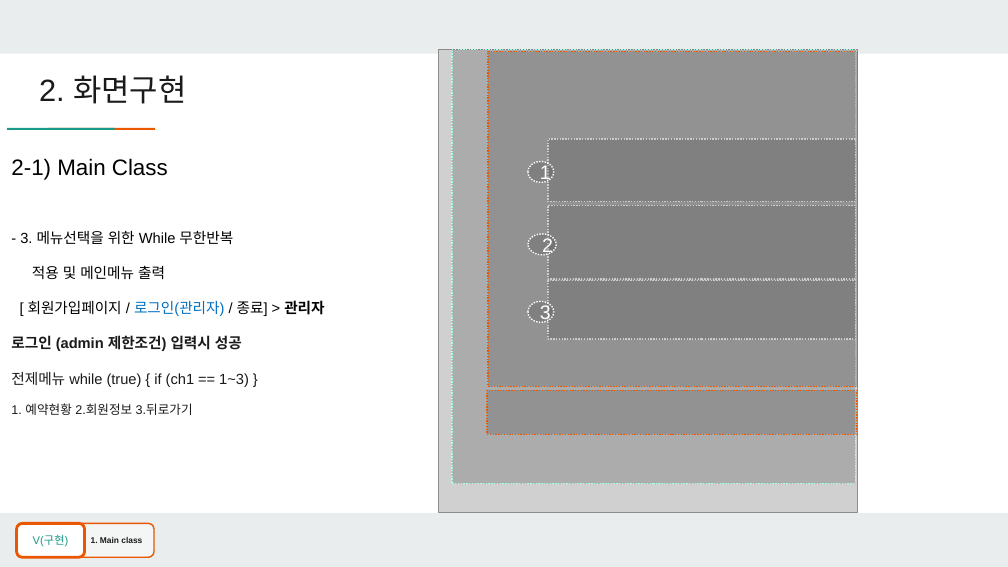
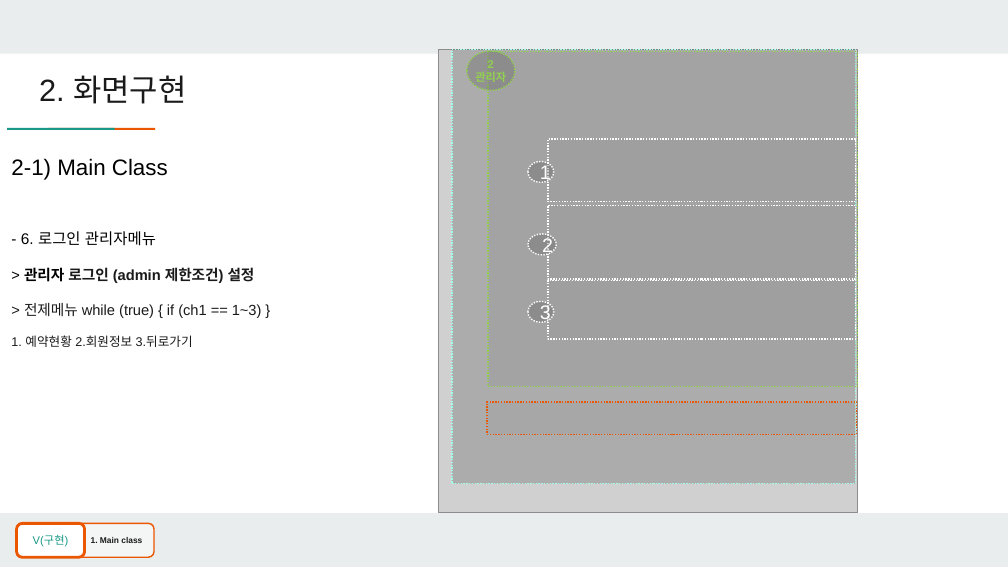
Before and after one commit to yongbeomj/Java-Console-Project, a slide deck: slide 7 of TeamProject/src/ppt/3조_호텔예약프로그램장용범,_김태호,_신우현.pptx. Drawn at 1008x567 pixels with LibreOffice and Linux fonts; fonts in the diff are those of the drawing; grey boxes stand for pictures; background and template pictures are left out. Boxes give left, top, right and bottom in pixels: in the first picture for what was removed or moved away, otherwise in the second. Text is boxed around its words. In the diff, an @@ line names an element or a change of style, - is before the commit and + after.

```diff
--- a/TeamProject/src/ppt/3조_호텔예약프로그램장용범,_김태호,_신우현.pptx
+++ b/TeamProject/src/ppt/3조_호텔예약프로그램장용범,_김태호,_신우현.pptx
@@ ellipse added at box(467, 51, 515, 91), fill #595959 at 30% opacity, outline #92D050 1 pt dashed, 8 pt, text #92D050, bold @@
+2
+관리자
@@ rectangle at box(488, 51, 858, 386): fill #595959 at 30% opacity to #595959 at 10% opacity; outline #EB5600 1 pt dashed to #92D050 1 pt dashed @@
@@ text at box(21, 231, 262, 318): text changed @@
-- 3. 메뉴선택을 위한 While 무한반복
-적용 및 메인메뉴 출력
-[ 회원가입페이지 / 로그인(관리자) / 종료] > 관리자 로그인 (admin 제한조건) 입력시 성공
-전제메뉴 while (true) { if (ch1 == 1~3) }
+- 6. 로그인 관리자메뉴
+> 관리자 로그인 (admin 제한조건) 설정
+> 전제메뉴 while (true) { if (ch1 == 1~3) }
@@ fill #595959 at 30% opacity to #595959 at 5% opacity in 4 elements at box(548, 139, 856, 202), box(548, 206, 856, 279), box(548, 280, 856, 339), box(487, 402, 857, 434) @@
@@ rectangle: place and size @@
-rectangle at box(487, 390, 857, 434)
+rectangle at box(487, 402, 857, 434)
```
Also in this commit, not shown: 4 other slides changed, 2 slides added.
